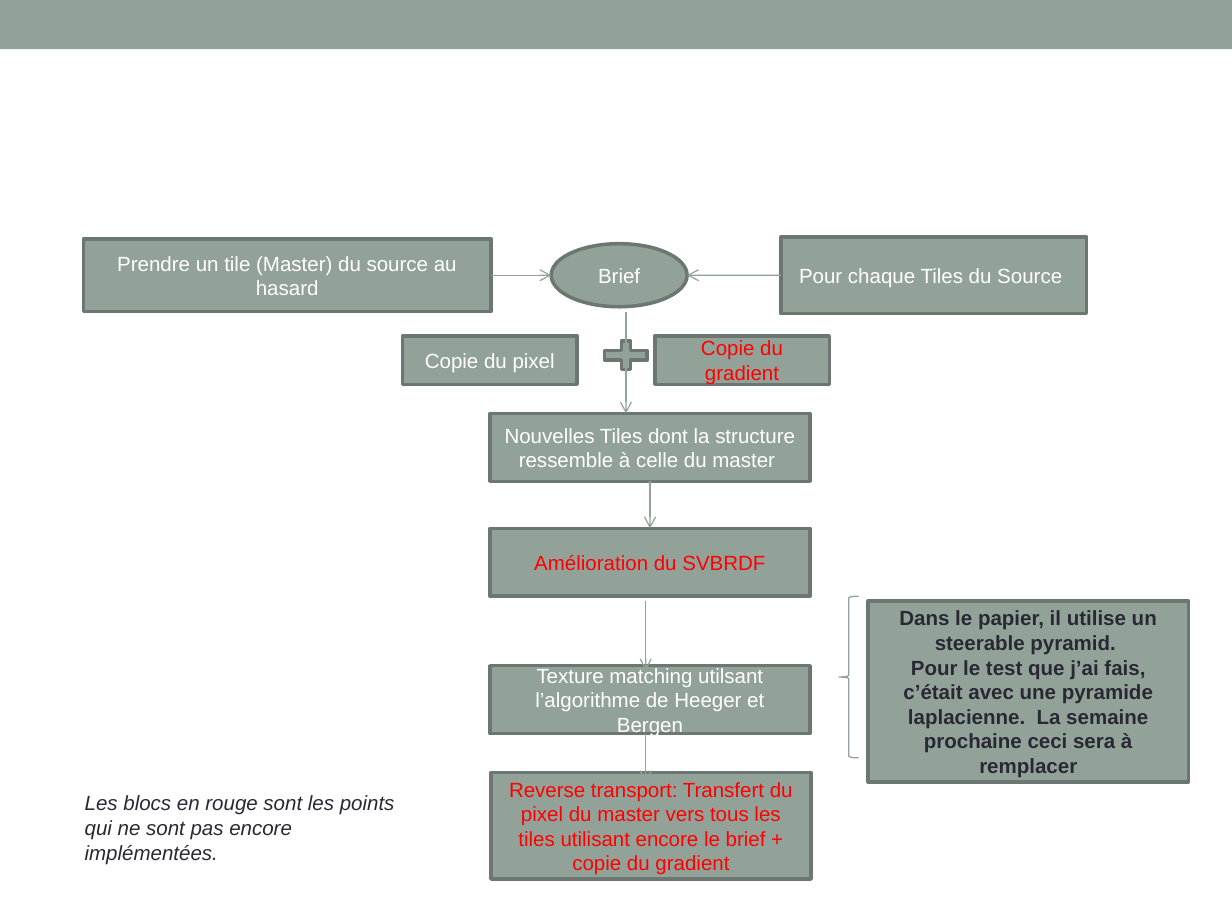
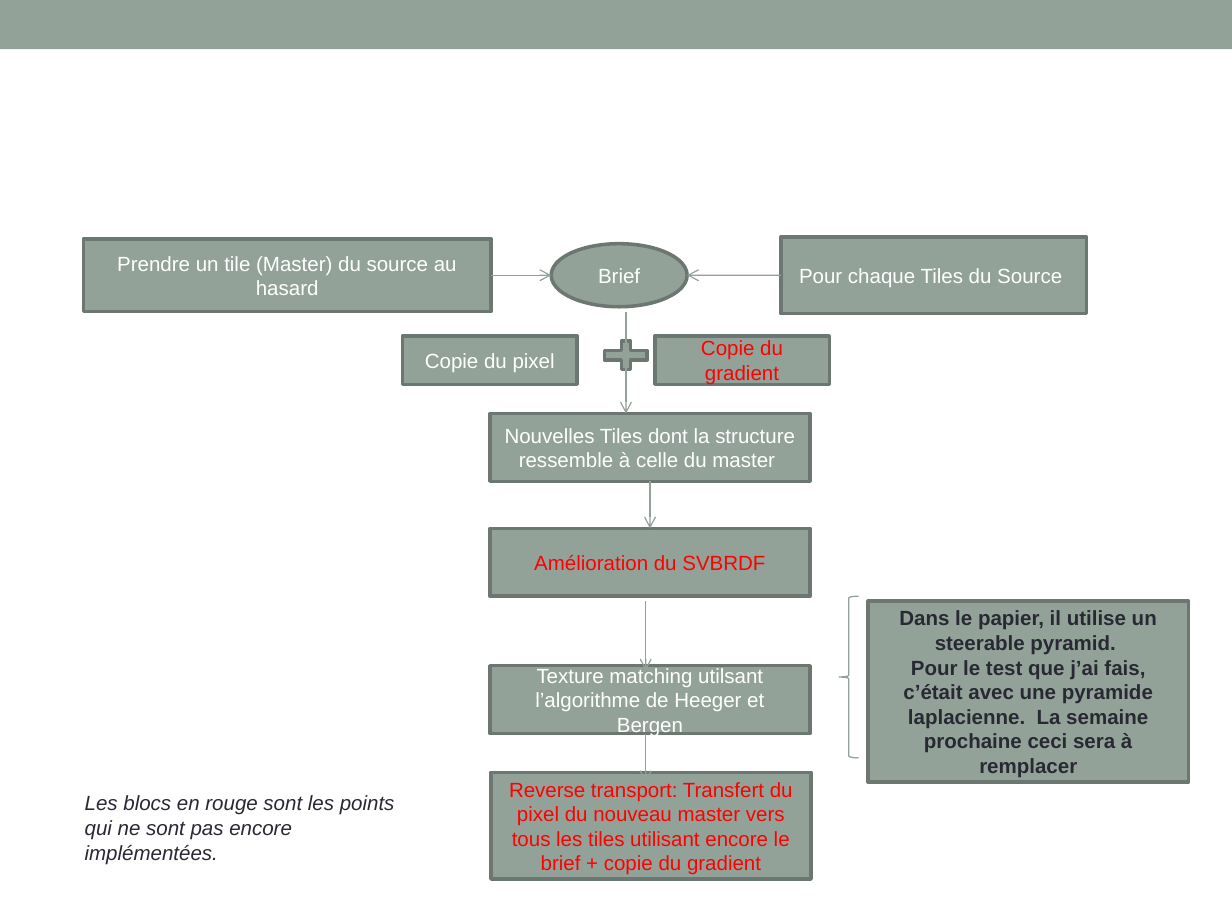
Before and after one commit to boykely/java_helloWorld, a slide deck: slide 2 of Slide/discussion.pptx. Drawn at 1232x924 pixels with LibreOffice and Linux fonts; fonts in the diff are those of the drawing. Boxes give left, top, right and bottom in pixels: in the first picture for what was removed or moved away, otherwise in the second. Text is boxed around its words. In the diff, an @@ line names an element or a change of style, - is before the commit and + after.

```diff
--- a/Slide/discussion.pptx
+++ b/Slide/discussion.pptx
@@ text in rectangle at (x1=509, y1=782, x2=793, y2=875): text changed @@
-Reverse transport: Transfert du pixel du master vers tous les tiles utilisant encore le brief + copie du gradient
+Reverse transport: Transfert du pixel du nouveau master vers tous les tiles utilisant encore le brief + copie du gradient
```
Also in this commit, not shown: 2 slides added, 3 other files.
